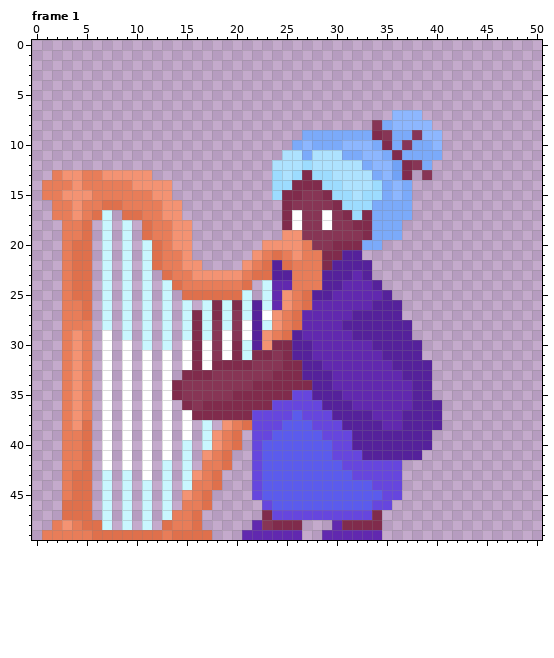
Pixel-art file, stored at lucyd dreams assets/entidades/Harpa/Harpa.aseprite. Above: the version before the commit.
51x50 pixels, 1 frame. Shown: frame 1. The commit also changed other frames, which this record leaves out.
Now the later version:
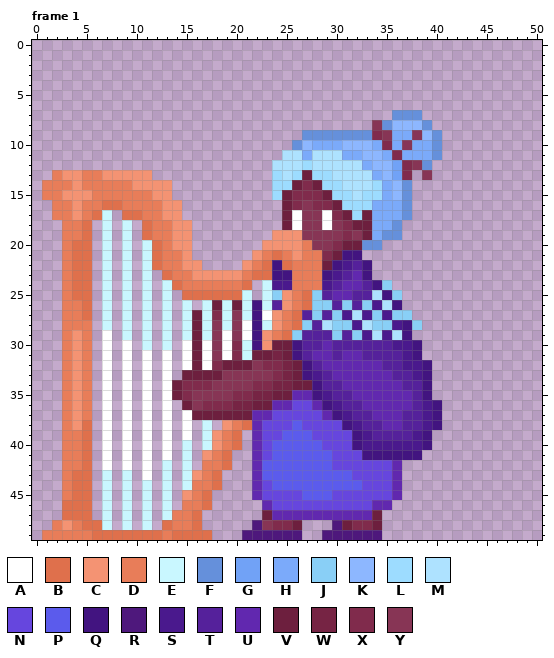
Palette (. is transparent): A #ffffff  B #df704c  C #f49373  D #e87d59  E #c9f7ff  F #6590db  G #71a2f6  H #7baafa  J #89cff6  K #8db7ff  L #9ddcff  M #aee2ff  N #6646de  P #5b5bec  Q #421480  R #4e187c  S #4a198d  T #55219b  U #6128af  V #6d1f3e  W #762444  X #802b4c  Y #873555
From old to new:
Changed rows in their new state; - is an unchanged pixel.
Frame 1, layers "Mão", "Harpa", "Personagem":
first column x 14:
 7 ----------------------FFF--
 8 ---------------------F---F-
 9 -------------FFFFFFF------F
10 ------------F-------------F
11 --------------------------F
12 -------------------------F-
13 -------------V-------------
14 ------------V-V--------F---
15 -----------V-XXV-------F---
16 -----------VX-XXV------F---
17 -----------V----XV-V---F---
18 -----------V-----XVV--F----
19 ----------C------X-V-FF----
20 -----------------VVFF------
21 ----------------VQQ--------
22 ----------Q----VQS-Q-------
23 ----------QQ---QS--Q-------
24 ----------SS---S---TQJ-----
25 ----------J---J---TTMQJ----
26 ----V-V-Q-T---JJTJTJSMQ----
27 --V-----Q----TJTJSMSJSJJ---
28 --V-----Q----JTMJJSMJJSQJ--
29 --V-----Q---JTTTJTJSMSMQ---
30 --V-----Q-VVQ-T-TTTT--SSQ--
31 --V-----VVWVQ---T--TT--SQ--
32 --V--VVV-XXWVQ-------T-SSQ-
33 -VVVV------WVQS-------T-SQ-
34 VXXX------WWVVQ-T------T-Q-
35 VX------WWVVUUQS-T-------Q-
36 -V----WWVVUU--UQS-T------SQ
37 --VVVVVVUU--N--UQS-------SQ
38 --------U--N-N---QS------SQ
39 --------U-N---N---QS----SQ-
40 --------UN-----N--QSSSSSSQ-
41 --------UN---------QQQQQQ--
42 --------U-------N-----U----
43 --------U-------------U----
44 --------UN---------N--U----
45 --------UNNNN---NNNNN-U----
46 ---------UNNNNNNNNNNUU-----
47 ---------VUUUUUUUUUUV------
48 --------R---V---RV--V------
49 -------RRRRRR--RRRRRR------
Pixel boxes of the changes (left, top, right, bottom) in both pictures:
changed: (172, 110, 442, 540)
